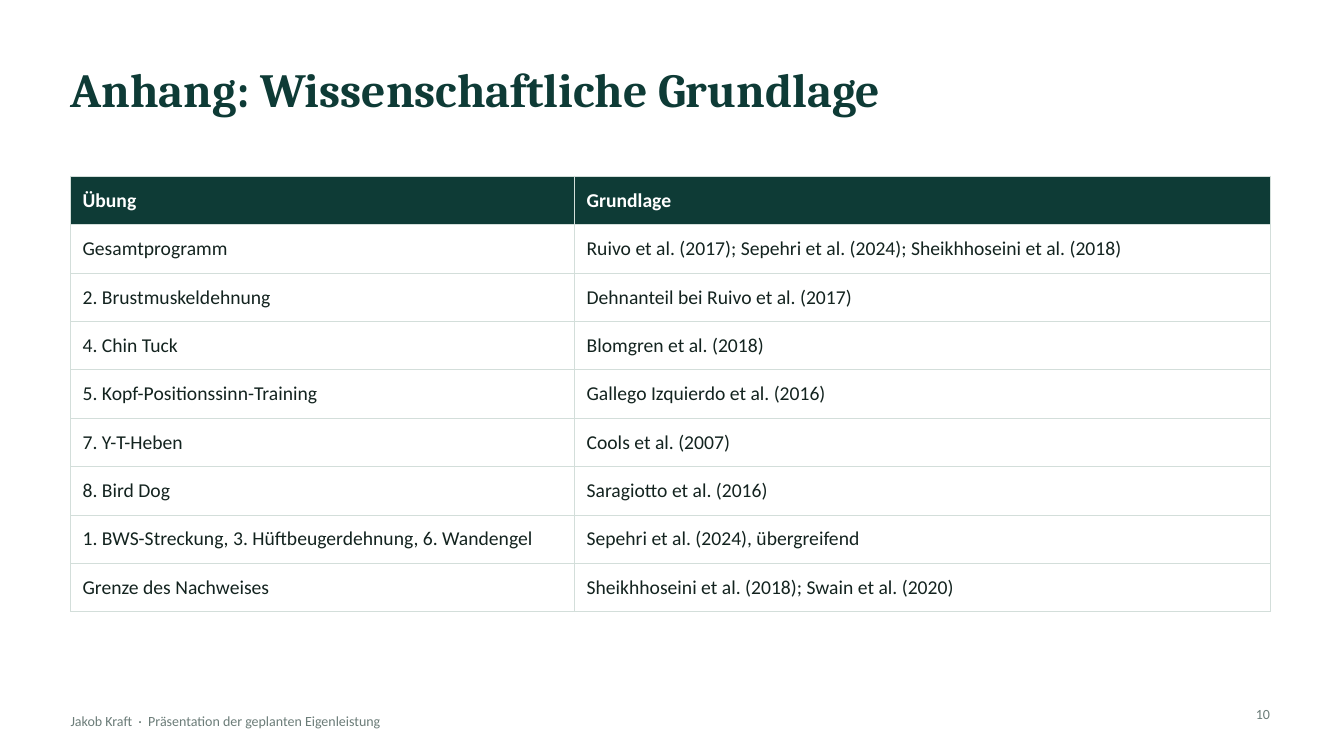
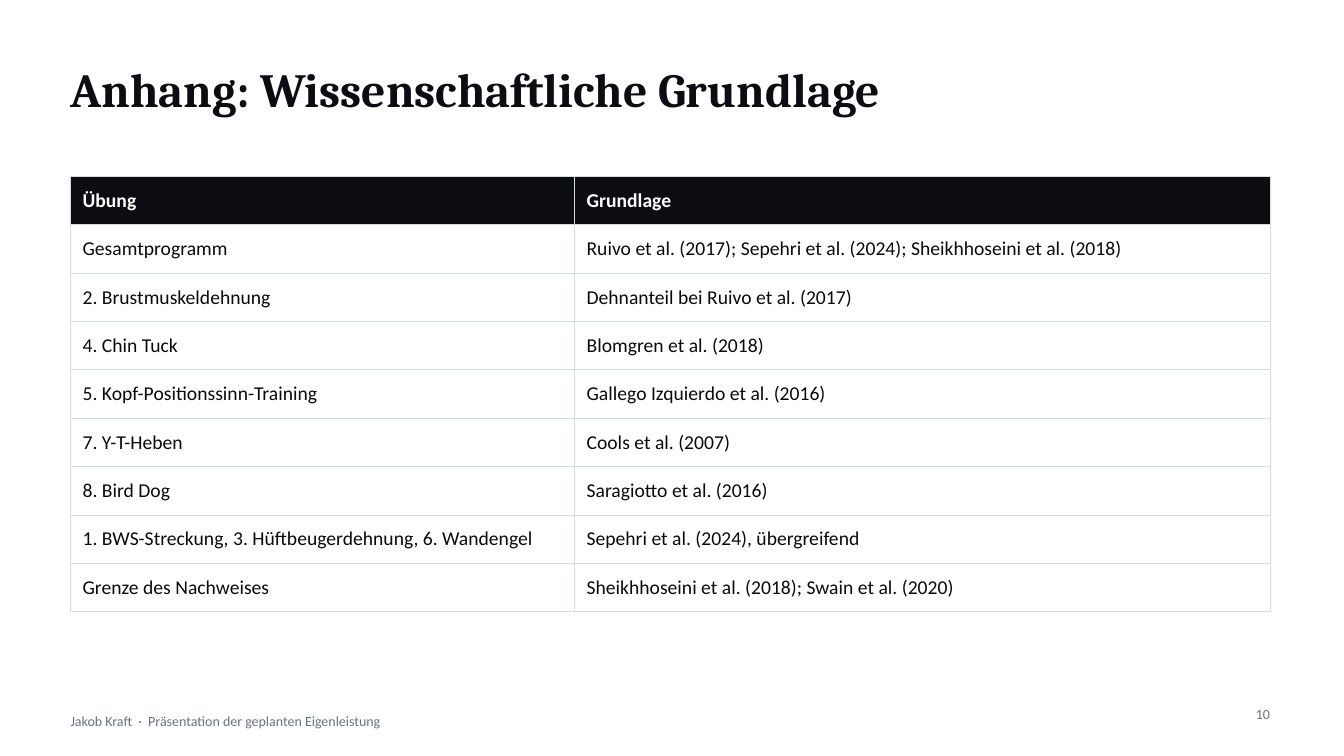
Before and after one commit to jakomimo-del/frontend-system-design, a slide deck: slide 10 of Seminararbeit/Eigenleistung_Praesentation.pptx. Drawn at 1344x756 pixels with LibreOffice and Linux fonts; fonts in the diff are those of the drawing. Boxes give left, top, right and bottom in pixels: in the first picture for what was removed or moved away, otherwise in the second. Text is boxed around its words. In the diff, an @@ line names an element or a change of style, - is before the commit and + after.

```diff
--- a/Seminararbeit/Eigenleistung_Praesentation.pptx
+++ b/Seminararbeit/Eigenleistung_Praesentation.pptx
@@ title "Anhang: Wissenschaftliche Grundlage" at (71, 73, 880, 117): text colour #0E3B36 to #0B0D12 @@
@@ table at (71, 176, 1270, 601) @@
@@ fill #0E3B36 to #0B0D12 in row 1 @@
@@ text colour #13231F to #0A0A0A @@
```
Also in this commit, not shown: 8 other slides changed.
